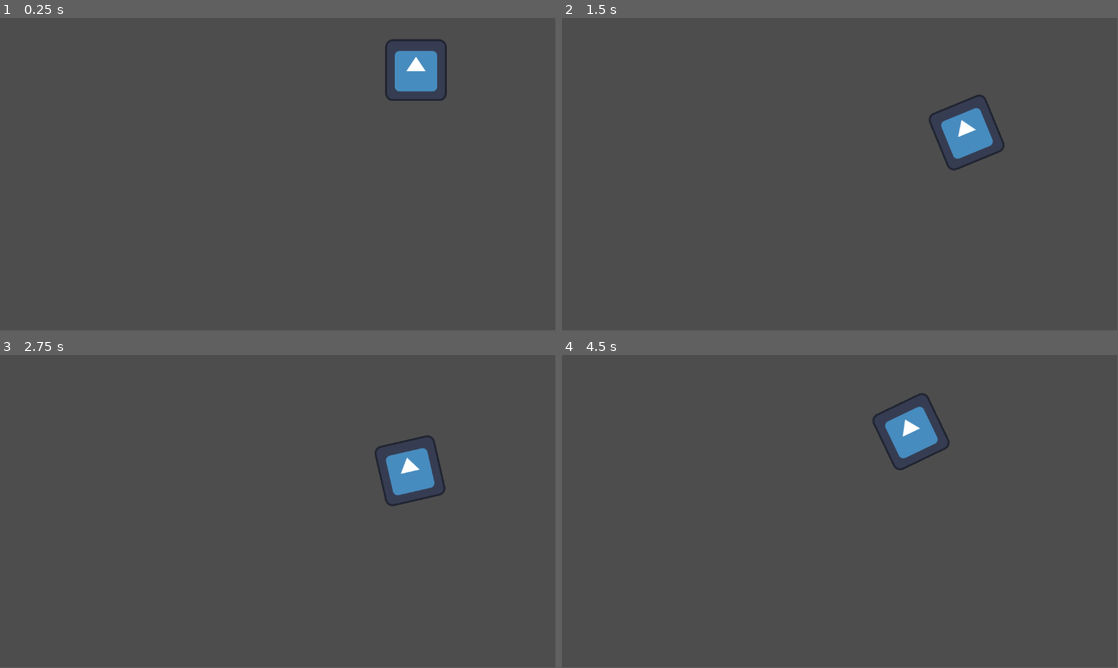
Above: before the commit, frames 1-4 (two rows, left to right).
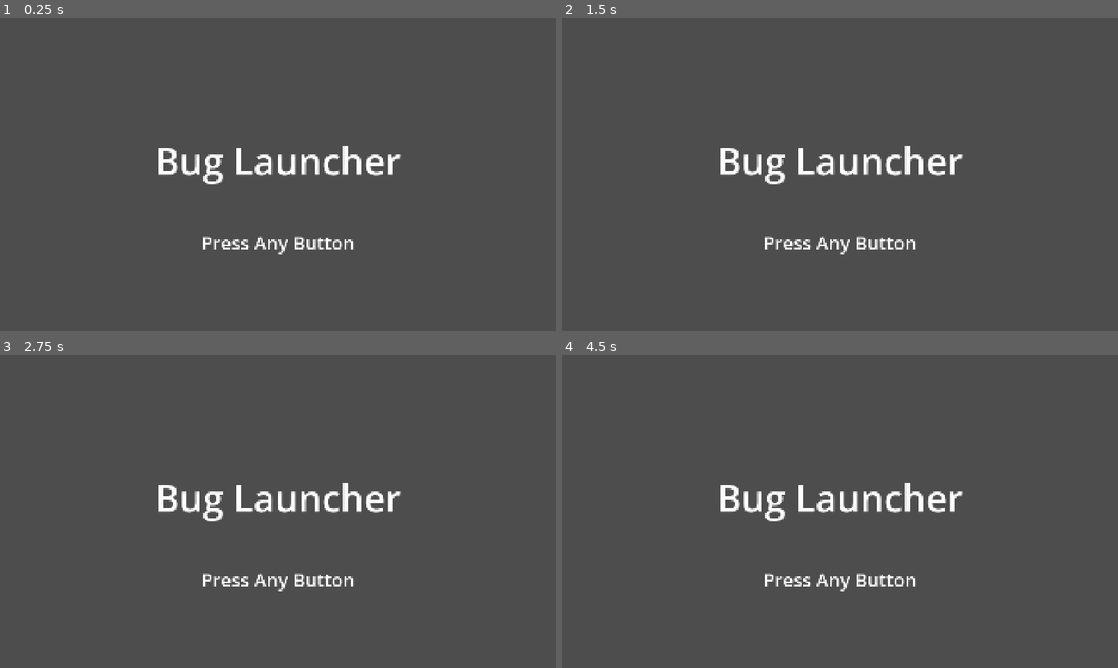
Above: after the commit, the same moments.

Repository: cheesepak/bug-launcher-byogj
Game: Godot game, scene res://main_menu.tscn
Two runs of this game, one before a commit and one after it. Both use one fixed random seed, a clock stepped at 60 frames per second and the inputs below. Before the commit the project starts from res://level.tscn. The engine's default icon, where the game draws it, is replaced by a stand-in: a white triangle on a blue panel in a dark square.
Inputs (mouse positions are in pixels of both pictures, inside the frame that each line leads up to):
- Up to frame 1 (0.25 s): no input
- Up to frame 2 (1.5 s): click (979, 115) at 0.52 s; click (967, 130) at 1.27 s
- Up to frame 3 (2.75 s): click (411, 470) at 2.02 s
- Up to frame 4 (4.5 s): tap Enter at 2.75, 3.5, 4.25 s; move the mouse to (962, 495) at 2.77 s; move the mouse to (728, 527) at 3.52 s; move the mouse to (895, 442) at 4.27 s
In our replay, the window is 799x449 before the commit and 800x450 after it. These sizes can differ from the game's own. Grey fills any space a smaller window leaves; there, only what the larger window draws over its background counts as a difference.

The runs differ from the first frame. In frame 1, 3.4% of the frame differs, in the area x 28-81%, y 6-76%; in frame 2, 3.4%; in frame 3, 3.4%; in frame 4, 3.4%, in the area x 28-73%, y 12-76%.

Commit message:
Change window size options and applied theme

Diff:
--- a/project.godot
+++ b/project.godot
@@ -11,9 +11,20 @@
 [application]
 
 config/name="byo2026"
-run/main_scene="uid://boatju1r2ikwe"
+run/main_scene="uid://bdrcpslc476vw"
 config/features=PackedStringArray("4.6", "GL Compatibility")
 config/icon="res://icon.svg"
+
+[display]
+
+window/size/viewport_width=1920
+window/size/viewport_height=1080
+window/stretch/mode="canvas_items"
+window/stretch/aspect="expand"
+
+[gui]
+
+theme/custom="uid://dsyd8b8msts5s"
 
 [physics]
 
